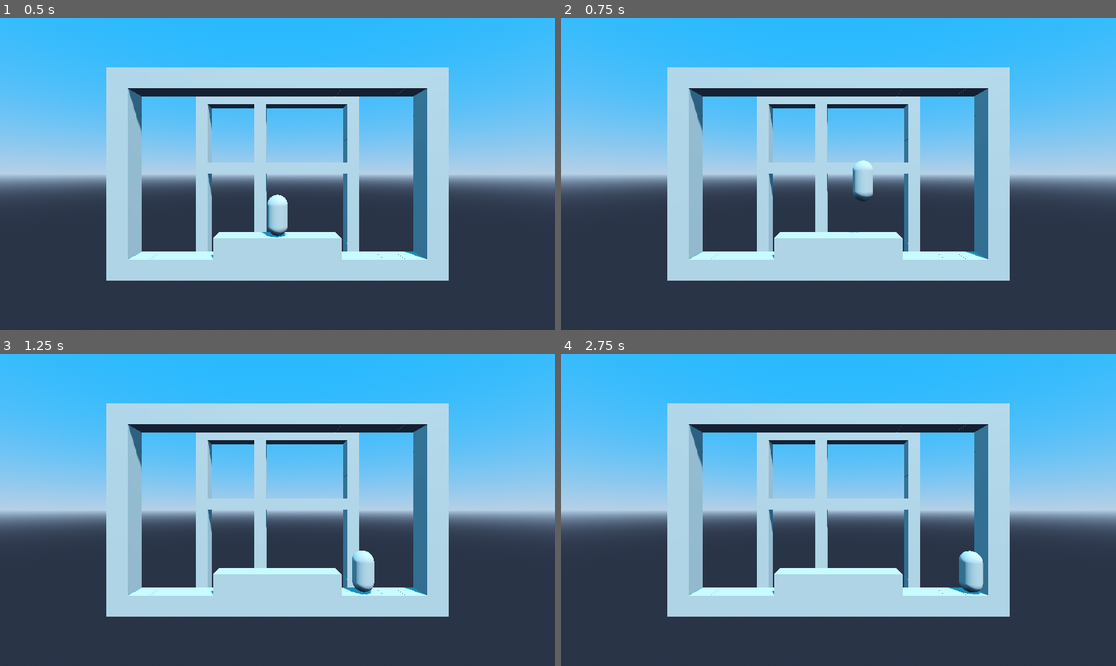
Above: before the commit, frames 1-4 (two rows, left to right).
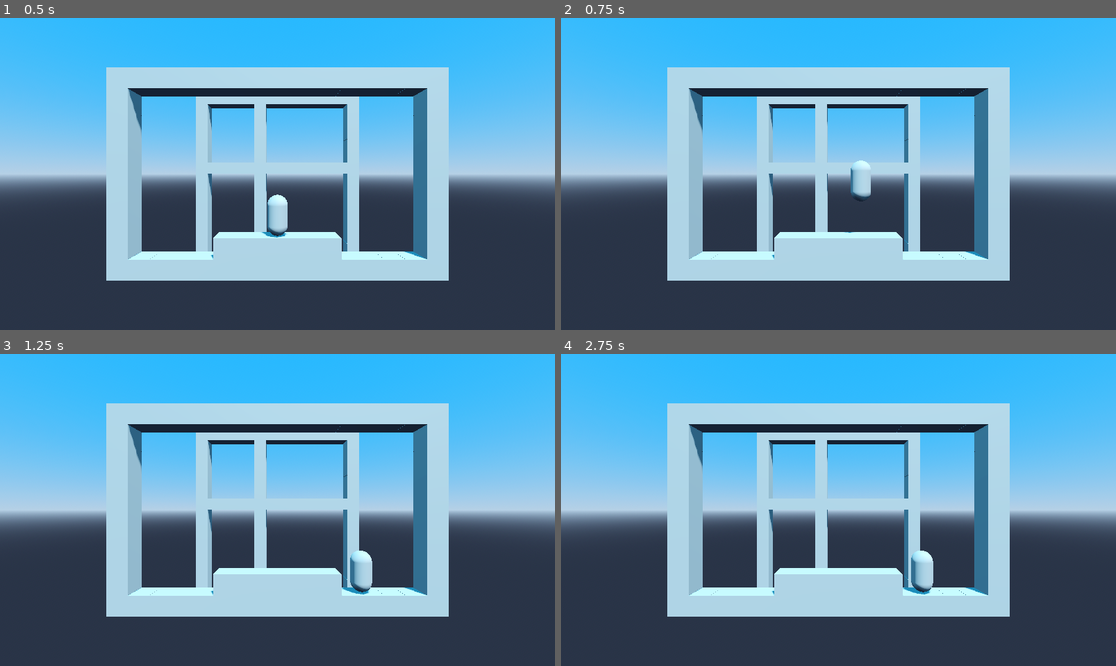
Above: after the commit, the same moments.

Repository: SnappyDragon64/Hard-Hat
Game: Godot game, scene res://sandbox.tscn
Same seed, same stepped clock (60 frames per second), same inputs: the game is played once before the commit and once after it.
Inputs:
- Up to frame 1 (0.5 s): no input
- Up to frame 2 (0.75 s): tap Enter at 0.5 s; hold Right (move_right) from 0.53 s (still down); hold Space (jump) from 0.53 s (still down)
- Up to frame 3 (1.25 s): keep holding Right (move_right); keep holding Space (jump)
- Up to frame 4 (2.75 s): release Right (move_right) at 1.28 s; release Space (jump) at 1.28 s; hold Left (move_left) 1.28-2.03 s; tap Space (jump) at 1.35, 1.52, 1.82 s; hold Right (move_right) from 2.03 s (still down); hold Space (jump) from 2.03 s (still down)

Frame 1 is identical in both runs. In frame 2, 0.1% of the frame differs, in the area x 51-57%, y 45-69%; in frame 3, 0.2%; in frame 4, 1.1%, in the area x 61-77%, y 63-78%.

Commit message:
Player Movement State Machine

Diff:
--- a/player.gd
+++ b/player.gd
@@ -1,54 +1,139 @@
 extends CharacterBody3D
 
 
-@export var SPEED = 5.0
-@export var JUMP_VELOCITY = 4.5
-@export var GRAVITY = 1.0
+enum MovementState {IDLE, RUN, JUMP, FALL, COYOTE_TIME, JUMP_QUEUED}
 
-var can_jump = false
-var coyote = false
-var jump_queued = false
+@export_group("Movement")
+@export var SPEED := 5.0
+@export var JUMP_SPEED := 4.5
+@export var GRAVITY := 1.0
+
+var movement_state: MovementState = MovementState.IDLE: set = _set_movement_state
+var input_direction := 0.0
 
 
-func _physics_process(delta):
-	if not is_on_floor():
-		velocity += get_gravity() * GRAVITY * delta
+func _set_movement_state(new_movement_state: MovementState):
+	match movement_state:
+		MovementState.COYOTE_TIME:
+			$CoyoteTimer.stop()
+		MovementState.JUMP_QUEUED:
+			$JumpQueueTimer.stop()
 
-		if not coyote:
-			coyote = true
+	match new_movement_state:
+		MovementState.JUMP:
+			velocity.y = JUMP_SPEED
+		MovementState.COYOTE_TIME:
 			$CoyoteTimer.start()
-
-	if is_on_floor():
-		can_jump = true
-		coyote = false
-
-	if Input.is_action_just_pressed("jump"):
-		if can_jump:
-			can_jump = false
-			velocity.y = JUMP_VELOCITY
-		else:
-			jump_queued = true
+		MovementState.JUMP_QUEUED:
 			$JumpQueueTimer.start()
 
-	if Input.is_action_pressed("jump") and can_jump and jump_queued:
-		can_jump = false
-		velocity.y = JUMP_VELOCITY
+	movement_state = new_movement_state
 
-	if Input.is_action_just_released("jump") and velocity.y > 0.0:
-		velocity.y = 0.0
 
-	var input_dir = Input.get_axis("move_left", "move_right")
-	if input_dir:
-		velocity.x = input_dir * SPEED
-	else:
-		velocity.x = move_toward(velocity.x, 0, SPEED)
+func _physics_process(delta) -> void:
+	input_direction = Input.get_axis("move_left", "move_right")
+
+	match movement_state:
+		MovementState.IDLE:
+			_idle_physics_process(delta)
+		MovementState.RUN:
+			_run_physics_process(delta)
+		MovementState.JUMP:
+			_jump_physics_process(delta)
+		MovementState.FALL:
+			_fall_physics_process(delta)
+		MovementState.COYOTE_TIME:
+			_coyote_time_physics_process(delta)
+		MovementState.JUMP_QUEUED:
+			_jump_queued_physics_process(delta)
+
+	#print_debug("Movement State: ", MovementState.keys()[movement_state])
 
 	move_and_slide()
 
 
+func _idle_physics_process(delta) -> void:
+	if input_direction:
+		movement_state = MovementState.RUN
+
+	_handle_jump()
+	_handle_coyote_time()
+
+func _run_physics_process(delta) -> void:
+	if not input_direction:
+		movement_state = MovementState.IDLE
+
+	_handle_x_movement()
+	_handle_jump()
+	_handle_coyote_time()
+
+
+func _jump_physics_process(delta) -> void:
+	_handle_gravity(delta)
+	_handle_x_movement()
+
+	if velocity.y <= 0.0:
+		movement_state = MovementState.FALL
+
+
+func _fall_physics_process(delta) -> void:
+	_handle_gravity(delta)
+	_handle_x_movement()
+	_handle_land()
+
+	if Input.is_action_just_pressed("jump"):
+		movement_state = MovementState.JUMP_QUEUED
+
+
+func _coyote_time_physics_process(delta) -> void:
+	_handle_gravity(delta)
+	_handle_x_movement()
+	_handle_jump()
+	_handle_land()
+
+
+func _jump_queued_physics_process(delta) -> void:
+	_handle_gravity(delta)
+	_handle_x_movement()
+	_handle_land()
+
+	if Input.is_action_pressed("jump"):
+		if is_on_floor():
+			movement_state = MovementState.JUMP
+	else:
+		movement_state = MovementState.FALL
+
+
+func _handle_gravity(delta) -> void:
+	velocity += get_gravity() * GRAVITY * delta
+
+
+func _handle_x_movement() -> void:
+	var input_dir = Input.get_axis("move_left", "move_right")
+	velocity.x = input_dir * SPEED
+
+
+func _handle_jump() -> void:
+	if Input.is_action_just_pressed("jump"):
+		movement_state = MovementState.JUMP
+
+
+func _handle_land() -> void:
+	if is_on_floor():
+		if input_direction:
+			movement_state = MovementState.RUN
+		else:
+			movement_state = MovementState.IDLE
+
+
+func _handle_coyote_time() -> void:
+	if not is_on_floor():
+		movement_state = MovementState.COYOTE_TIME
+
+
 func _on_coyote_timer_timeout():
-	can_jump = false
+	movement_state = MovementState.FALL
 
 
 func _on_jump_queue_timer_timeout():
-	jump_queued = false
+	movement_state = MovementState.FALL
--- a/sandbox.tscn
+++ b/sandbox.tscn
@@ -38,7 +38,7 @@
 transform = Transform3D(1, 0, 0, 0, 1, 0, 0, 0, 1, 0, -2, 0)
 script = ExtResource("2_3y0bb")
 SPEED = 6.0
-JUMP_VELOCITY = 12.0
+JUMP_SPEED = 12.0
 GRAVITY = 4.0
 
 [node name="MeshInstance3D" type="MeshInstance3D" parent="Player"]
